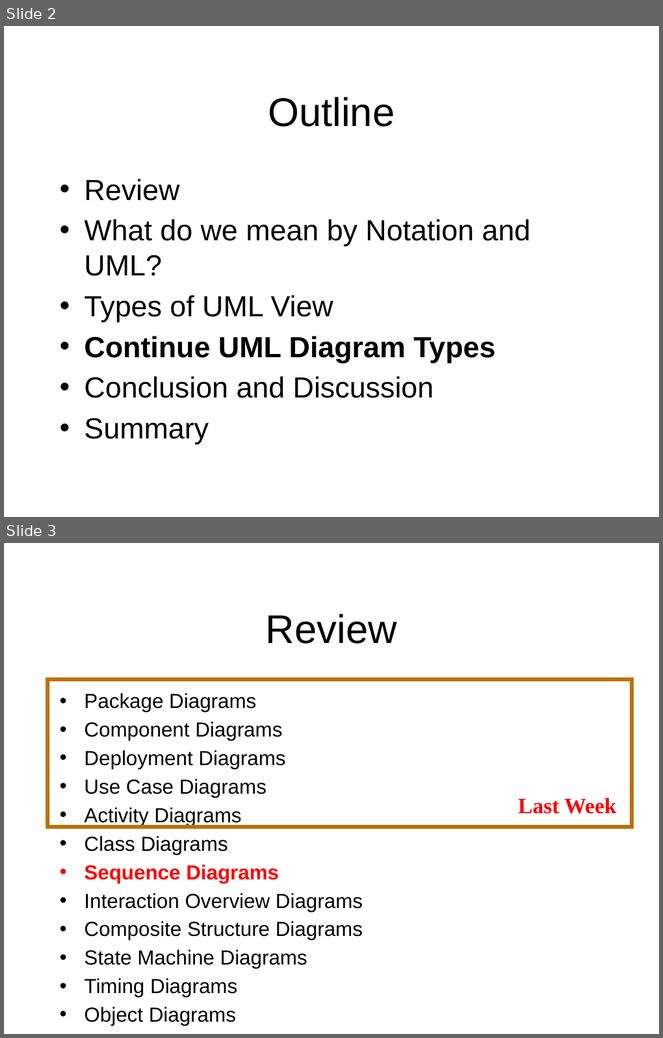
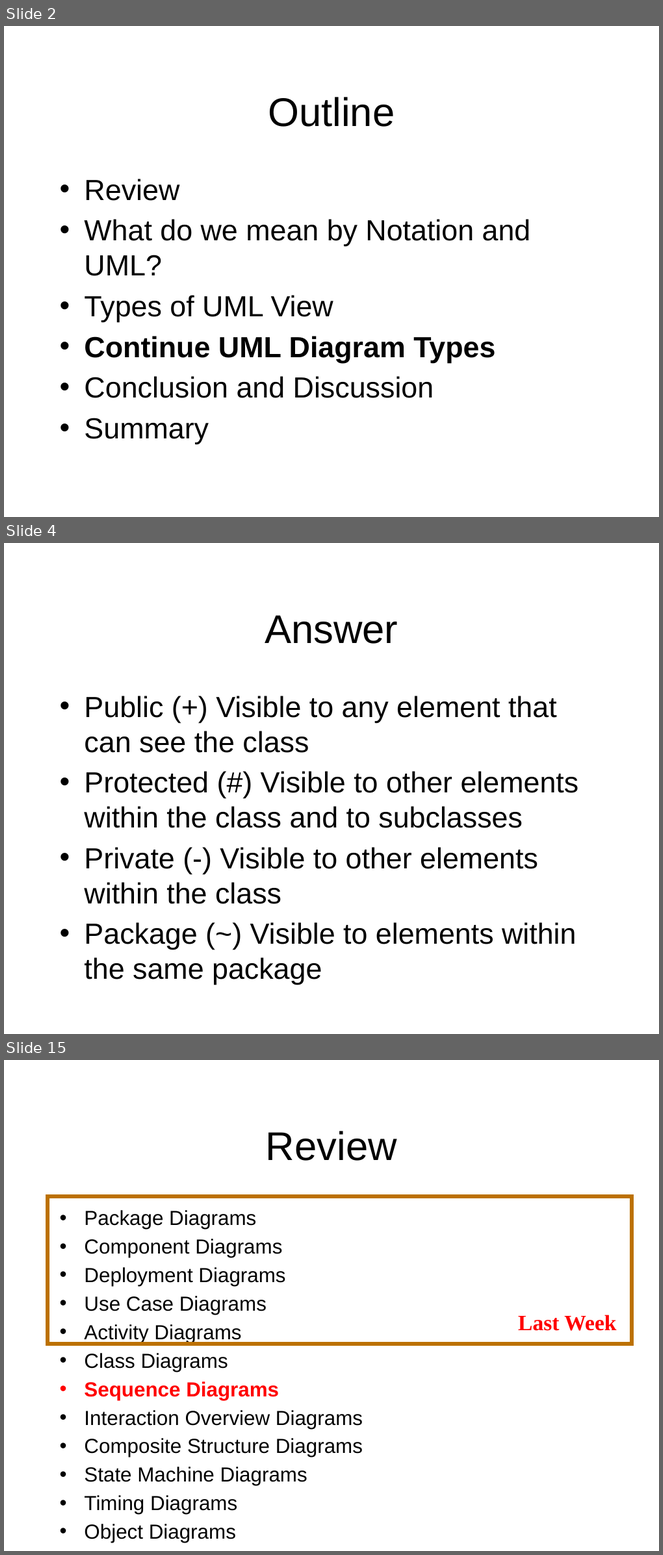
Before and after one commit to octaviordz/zjnu2017.github.io, a slide deck: OOAD/lectures/070--Notation.Part.2.pptx. Shown one above the other, each under a label of ours: slides 2 and 3 before the commit, slides 2, 4 and 15 after it; the slides between them are not shown. The pictures are 663x1038 and 663x1555 pixels, drawn with LibreOffice and Linux fonts; fonts in the diff are those of the drawing. Boxes give left, top, right and bottom in pixels: in the first picture for what was removed or moved away, otherwise in the second. Text is boxed around its words. In the diff, an @@ line names an element or a change of style, - is before the commit and + after.

```diff
--- a/OOAD/lectures/070--Notation.Part.2.pptx
+++ b/OOAD/lectures/070--Notation.Part.2.pptx
@@ slide 4 added at <box>4,543,659,1034</box>, background #FFFFFF @@
@@ title added at <box>265,615,398,644</box>, 44 pt, text #000000 @@
+Answer
@@ text added at <box>84,696,579,985</box>, 32 pt, text #000000 @@
+• Public (+) Visible to any element that can see the class
+• Protected (#) Visible to other elements within the class and to subclasses
+• Private (-) Visible to other elements within the class
+• Package (~) Visible to elements within the same package
@@ what was slide 3 is now slide 15 @@
```
Also in this commit, not shown: 11 other slides added.
